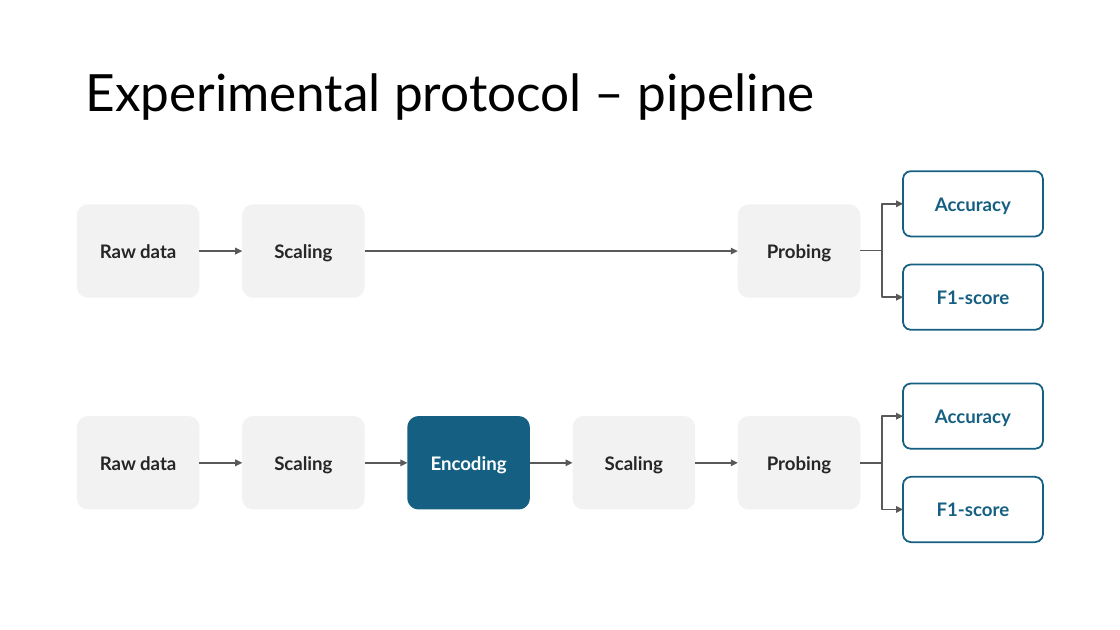
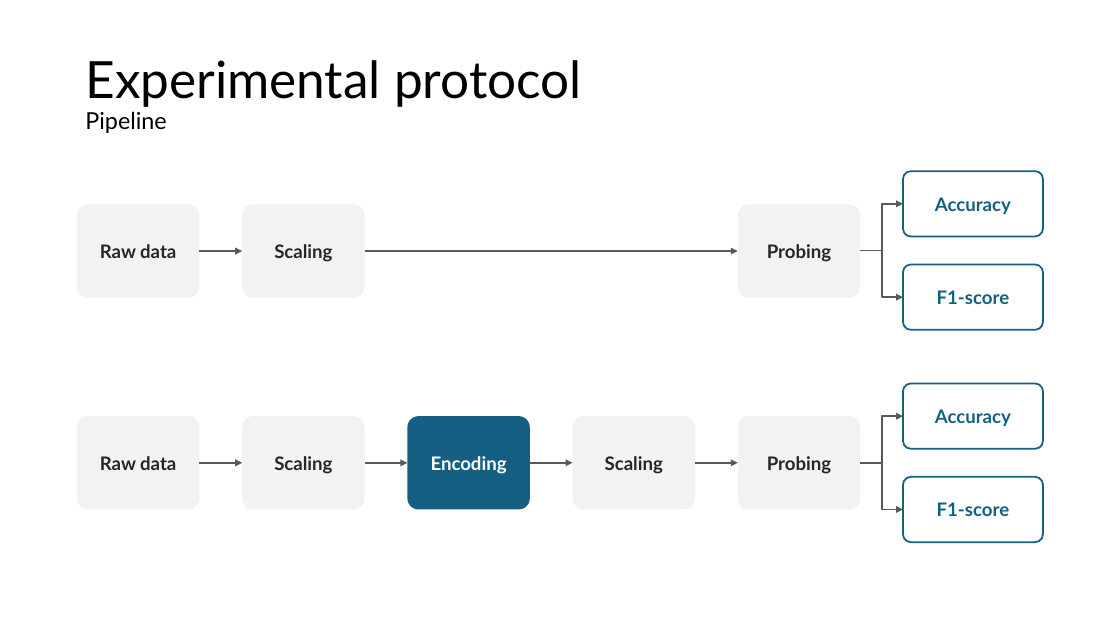
Before and after one commit to FVardi/PhD-Courses, a slide deck: slide 8 of Deep learning for time-series/Assignment 4/Presentation.pptx (slide 7 before the commit). Drawn at 1120x630 pixels with LibreOffice and Linux fonts; fonts in the diff are those of the drawing. Boxes give left, top, right and bottom in pixels: in the first picture for what was removed or moved away, otherwise in the second. Text is boxed around its words. In the diff, an @@ line names an element or a change of style, - is before the commit and + after.

```diff
--- a/Deep learning for time-series/Assignment 4/Presentation.pptx
+++ b/Deep learning for time-series/Assignment 4/Presentation.pptx
@@ title at (x1=85, y1=60, x2=582, y2=133): text changed @@
-Experimental protocol – pipeline
+Experimental protocol
+Pipeline
```
Also in this commit, not shown: 11 other slides changed, 2 slides added, 2 slides removed, 17 other files.
